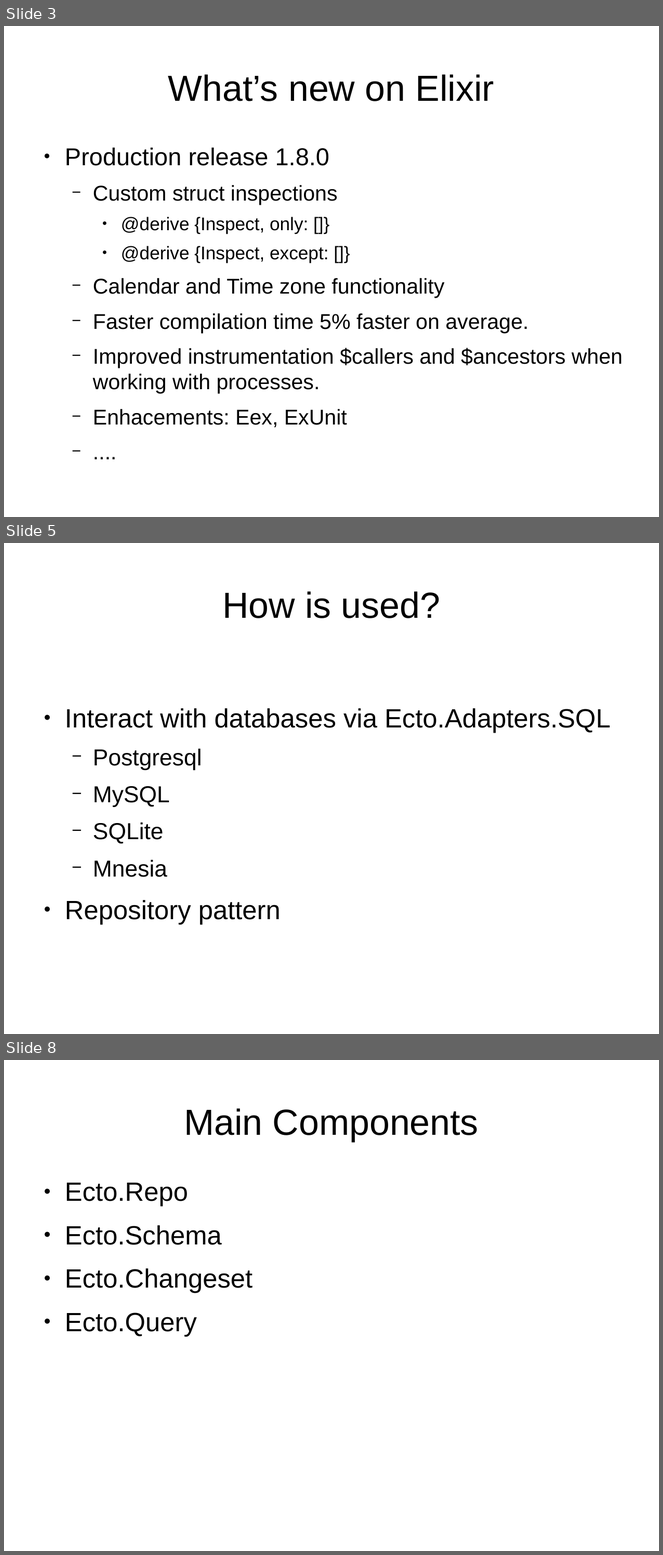
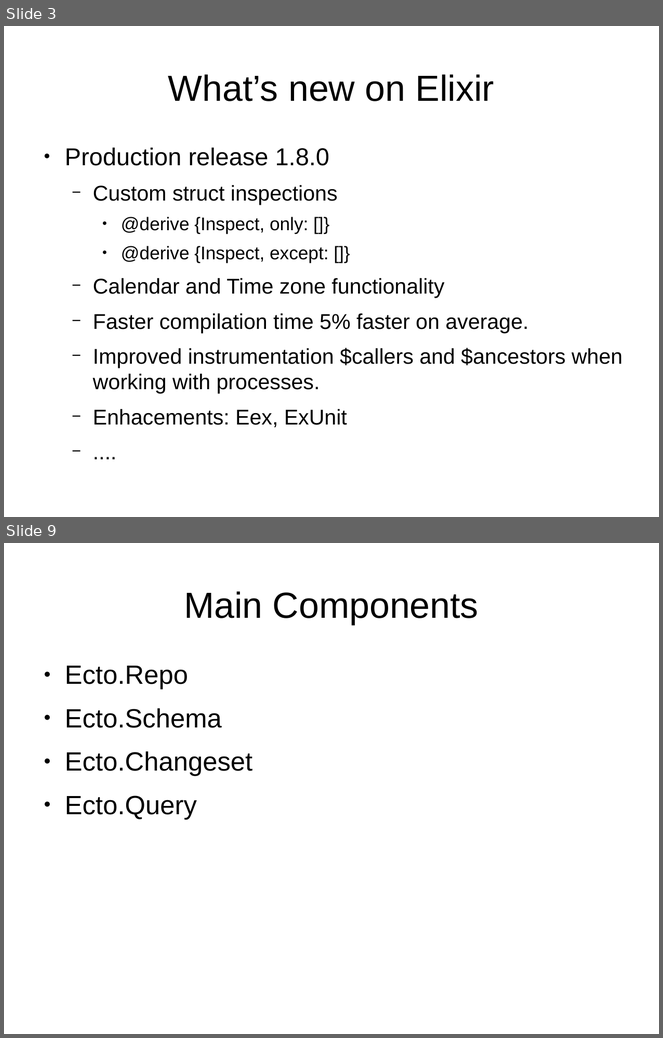
Before and after one commit to ramortegui/talks, a slide deck: odps/ecto.odp. Shown one above the other, each under a label of ours: slides 3, 5 and 8 before the commit, slides 3 and 9 after it; the slides between them are not shown. The pictures are 663x1555 and 663x1038 pixels, drawn with LibreOffice and Linux fonts; fonts in the diff are those of the drawing. Boxes give left, top, right and bottom in pixels: in the first picture for what was removed or moved away, otherwise in the second. Text is boxed around its words. In the diff, an @@ line names an element or a change of style, - is before the commit and + after.

```diff
--- a/odps/ecto.odp
+++ b/odps/ecto.odp
@@ slide 5 removed at (4,543,659,1034), background #FFFFFF @@
@@ title removed at (222,591,440,618) @@
-How is used?
@@ text removed at (65,708,611,925) @@
-● Interact with databases via Ecto.Adapters.SQL
-  − Postgresql
-  − MySQL
-  − SQLite
-  − Mnesia
-● Repository pattern
@@ what was slide 8 is now slide 9 @@
```
Also in this commit, not shown: 3 slides changed, 3 slides added, 1 other slide removed.
